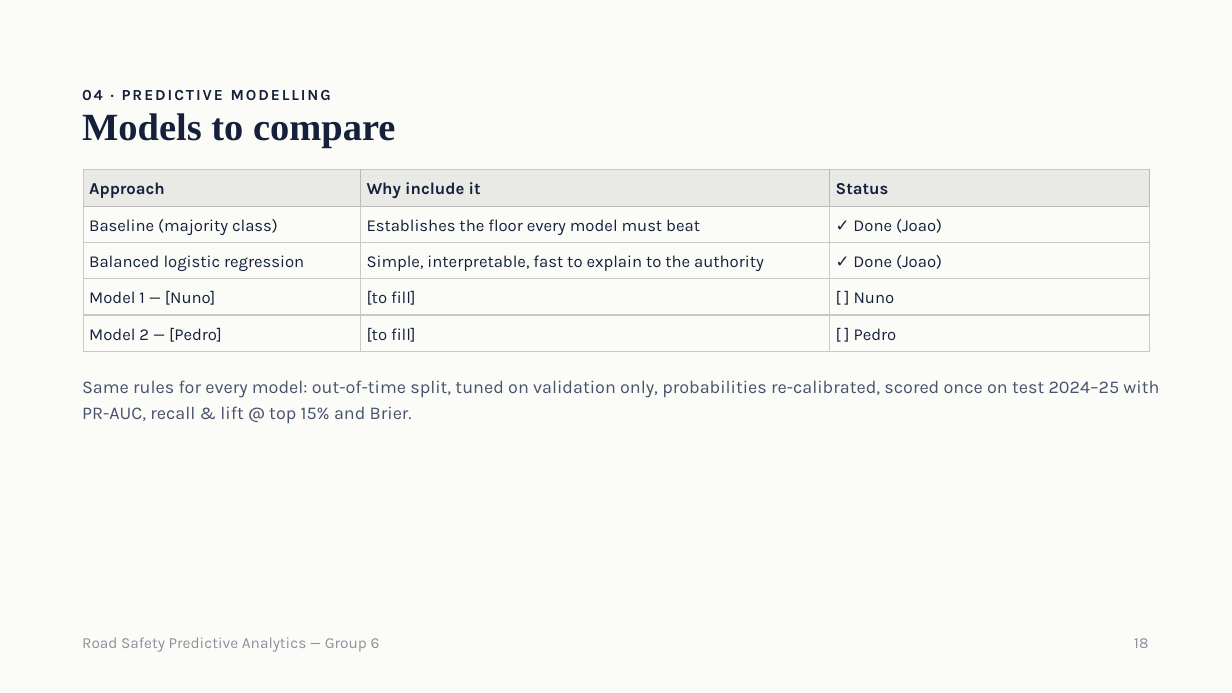
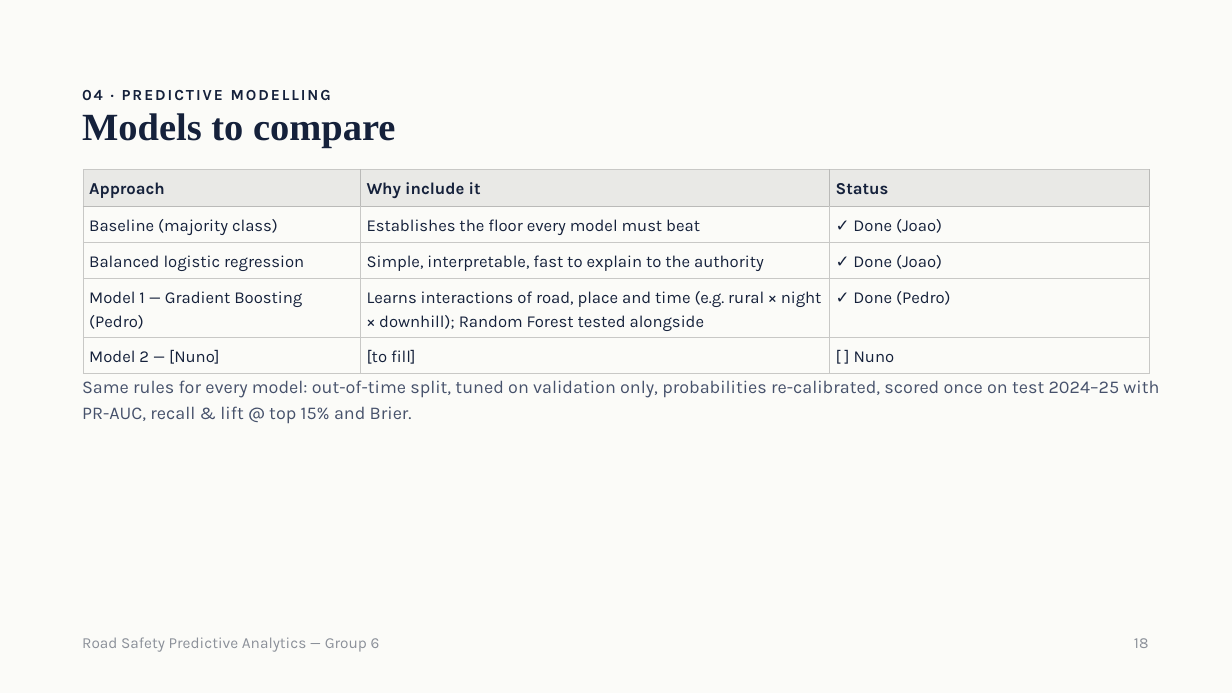
Before and after one commit to samuelbarrezueta/predictive-analytics-forecasting, a slide deck: slide 18 of reports/presentation/Road Safety Predictive Analytics — Group 6.pptx. Drawn at 1232x693 pixels with LibreOffice and Linux fonts; fonts in the diff are those of the drawing. Boxes give left, top, right and bottom in pixels: in the first picture for what was removed or moved away, otherwise in the second. Text is boxed around its words. In the diff, an @@ line names an element or a change of style, - is before the commit and + after.

```diff
--- a/reports/presentation/Road Safety Predictive Analytics — Group 6.pptx
+++ b/reports/presentation/Road Safety Predictive Analytics — Group 6.pptx
@@ table at [83,170,1150,368] @@
-row 4: Model 1 — [Nuno] | [to fill] | [ ] Nuno
+row 4: Model 1 — Gradient Boosting (Pedro) | Learns interactions of road, place and time (e.g. rural × night × downhill); Random Forest tested alongside | ✓ Done (Pedro)
-row 5, column 1: Model 2 — [Pedro]
+row 5, column 1: Model 2 — [Nuno]
-row 5, column 3: [ ] Pedro
+row 5, column 3: [ ] Nuno
```
Also in this commit, not shown: 4 other slides changed.
